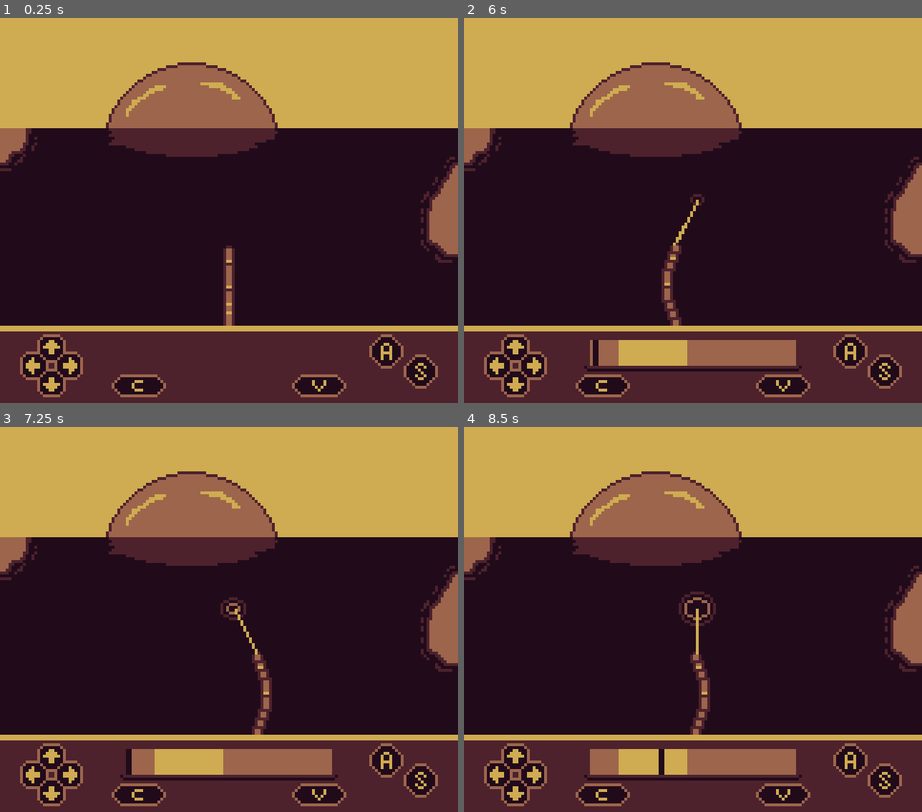
Above: before the commit, frames 1-4 (two rows, left to right).
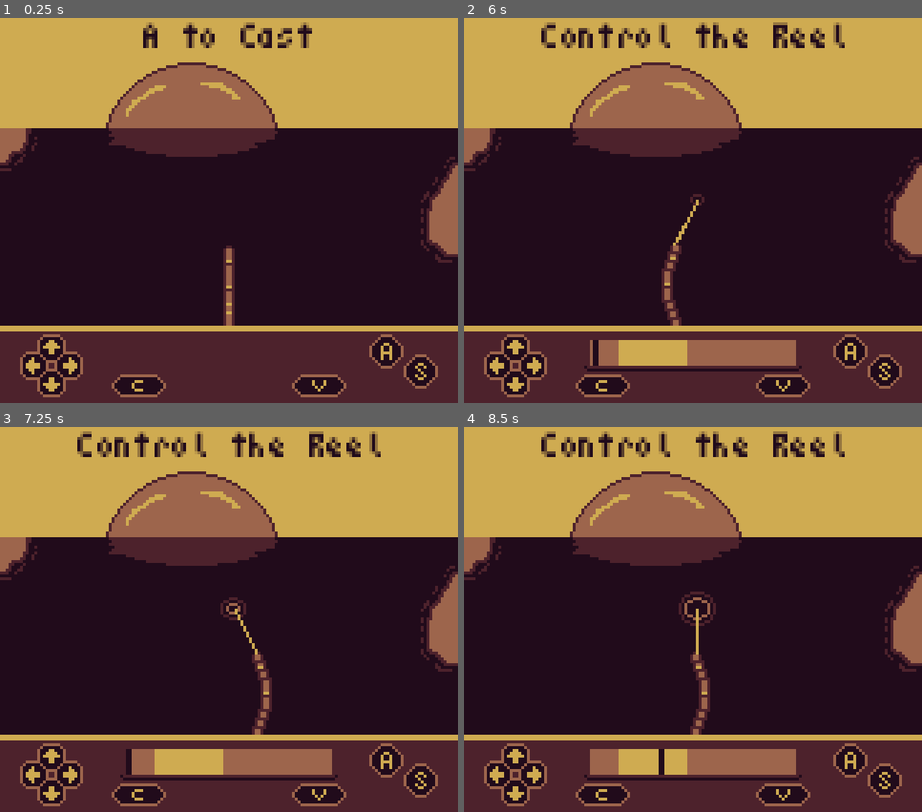
Above: after the commit, the same moments.

Repository: AparneetDey/luckyCatch
Game: Godot game, scene res://scenes/world/world.tscn
Same seed, same stepped clock (60 frames per second), same inputs: the game is played once before the commit and once after it.
Inputs:
- Up to frame 1 (0.25 s): no input
- Up to frame 2 (6 s): hold Right (right) 0.53-1.28 s; hold S (s) 0.53-1.28 s; tap A (a) at 0.6, 2.3, 2.85, 4.55, 5.1 s; hold Left (left) 1.28-2.03 s; tap S (s) at 1.35, 3.05, 5.85 s; tap V (v) at 1.55, 2.1, 3.8, 4.35 s; hold Right (right) 2.03-3.53 s; hold S (s) 3.53-4.28 s; hold Left (left) 3.53-5.78 s; hold S (s) 5.03-5.78 s; hold Right (right) from 5.78 s (still down)
- Up to frame 3 (7.25 s): keep holding Right (right); tap V (v) at 6.05, 6.6 s; tap A (a) at 6.8 s
- Up to frame 4 (8.5 s): tap A (a) at 7.35 s; tap S (s) at 7.55 s; release Right (right) at 8.03 s; hold Left (left) from 8.03 s (still down); hold S (s) from 8.03 s (still down); tap V (v) at 8.3 s

The runs differ from the first frame. In frame 1, 0.9% of the frame differs, in the area x 31-69%, y 1-8%; in frame 2, 1.8%, in the area x 16-84%, y 1-8%; in frame 3, 1.8%; in frame 4, 1.8%.

Commit message:
Add dynamic fishing prompts and scaling difficulty
Introduces a new `task_info` state signal and UI `TaskLabel` to guide player inputs across fishing states (cast, reel, continue). Fishing fight difficulty now ramps over time by shrinking the safe zone and increasing reel/release speeds up to fish-specific caps. Also replaces the fixed danger timeout with per-fish `danger_limit` data and rebalances default speed limits in `FishData`.

Diff:
--- a/fish_data.gd
+++ b/fish_data.gd
@@ -18,10 +18,12 @@
 @export var reel_speed: float = 0.75
 @export var release_speed: float = 0.5
 
-@export var max_reel_speed: float = 3
-@export var max_release_speed: float = 1.5
+@export var max_reel_speed: float = 2.5
+@export var max_release_speed: float = 1
 
 @export var required_catch_time: float = 20.0
 
+@export var danger_limit : float = 3.0
+
 @export_category("Catch")
 @export var catch_weight : float = 1.0
--- a/managers/state_manager.gd
+++ b/managers/state_manager.gd
@@ -12,3 +12,5 @@
 signal catch_failed
 
 signal pop_up_close
+
+signal task_info(text: String)
--- a/scenes/fishingRod/fishing.gd
+++ b/scenes/fishingRod/fishing.gd
@@ -1,7 +1,5 @@
 class_name Fishing
 extends Node2D
-
-const DANGER_LIMIT : float = 5.0
 
 @onready var bamboo_rod: BambooRod = %BambooRod
 @onready var bobber: Bobber = %Bobber
@@ -13,6 +11,7 @@
 var catch_progress : float = 0.0
 var current_fish : FishData = null
 var danger_time : float = 0.0
+var difficulty_time : float = 0.0
 var reel_speed : float
 var release_speed : float
 var state := State.IDLE
@@ -24,6 +23,11 @@
 func _ready() -> void:
 	bobber.cast_complete.connect(onCastComplete.bind())
 	StateManager.pop_up_close.connect(onPopUpClose.bind())
+	on_idle()
+
+func on_idle() -> void:
+	if state == State.IDLE:
+		StateManager.task_info.emit("A to Cast")
 
 func _process(delta: float) -> void:
 	fishing_line.visible = isFishing()
@@ -32,6 +36,7 @@
 	handle_fishing_line()
 	handle_catch_time(delta)
 	handle_danger_time(delta)
+	handle_difficulty(delta)
 
 	if state == State.WAITING:
 		waiting_time -= delta
@@ -45,15 +50,18 @@
 			safe_zone_position = randf_range(0.0, 1.0 - safe_zone_size)
 			StateManager.update_safe_zone.emit(safe_zone_size, safe_zone_position)
 			StateManager.fish_bite.emit()
+			StateManager.task_info.emit("S to Reel")
 
 func handle_input(delta: float) -> void:
 	if state == State.IDLE and Input.is_action_just_pressed("a"):
 		StateManager.cast_bobber.emit()
+		StateManager.task_info.emit("")
 		state = State.CASTING
 
 	if state == State.BITE and Input.is_action_just_pressed("s"):
 		state = State.FIGHT
 		StateManager.reel_start.emit()
+		StateManager.task_info.emit("Control the Reel")
 
 	if state == State.FIGHT:
 		if Input.is_action_pressed("s"):
@@ -63,6 +71,25 @@
 
 		tension = clamp(tension, 0.0, 1.0)
 		StateManager.update_reel_indicator.emit(tension)
+
+func handle_difficulty(delta: float) -> void:
+	if state == State.FIGHT:
+		difficulty_time += delta
+
+		if difficulty_time >= current_fish.difficulty_interval:
+			difficulty_time -= current_fish.difficulty_interval
+			increase_difficulty()
+
+func increase_difficulty() -> void:
+	safe_zone_size = max(safe_zone_size - 0.05, current_fish.safe_zone_min_size)
+
+	safe_zone_position = randf_range(0.0, 1.0 - safe_zone_size)
+
+	reel_speed = min(reel_speed + 0.5, current_fish.max_reel_speed)
+
+	release_speed = min(release_speed + 0.3, current_fish.max_release_speed)
+
+	StateManager.update_safe_zone.emit(safe_zone_size, safe_zone_position)
 
 func handle_fishing_line() -> void:
 	var rod_point := fishing_line.to_local(bamboo_rod.line_point.global_position)
@@ -77,8 +104,9 @@
 		else:
 			danger_time += delta
 
-			if danger_time >= DANGER_LIMIT:
+			if danger_time >= current_fish.danger_limit:
 				StateManager.catch_failed.emit()
+				StateManager.task_info.emit("V to Continue")
 				state = State.FAILED
 				danger_time = 0.0
 
@@ -89,6 +117,7 @@
 
 			if catch_progress >= current_fish.required_catch_time:
 				StateManager.fish_caught.emit(current_fish)
+				StateManager.task_info.emit("V to Continue")
 				state = State.CAUGHT
 				catch_progress = 0.0
 
@@ -105,4 +134,5 @@
 func onPopUpClose() -> void:
 	current_fish = null
 	state = State.IDLE
+	on_idle()
 	StateManager.reel_stop.emit()
--- a/scenes/ui/ui.gd
+++ b/scenes/ui/ui.gd
@@ -4,6 +4,7 @@
 const CATCH_FAIL_SPRITE := preload("res://assets/ui/catch-fail.png")
 
 @onready var reel_bar: TextureRect = %ReelBar
+@onready var task_label: Label = %TaskLabel
 
 var pop_up_screen : FishCaughtPopUp = null
 
@@ -12,6 +13,7 @@
 	StateManager.reel_stop.connect(onReelStop.bind())
 	StateManager.fish_caught.connect(onFishCaught.bind())
 	StateManager.catch_failed.connect(onCatchFailed.bind())
+	StateManager.task_info.connect(set_task_label.bind())
 
 func _process(_delta: float) -> void:
 	if pop_up_screen and Input.is_action_just_pressed("v"):
@@ -42,3 +44,6 @@
 		pop_up_screen = POP_UP_PREFAB.instantiate()
 		add_child(pop_up_screen)
 		pop_up_screen.set_properties(CATCH_FAIL_SPRITE, "Catch Failed")
+
+func set_task_label(text: String) -> void:
+	task_label.text = text
--- a/scenes/ui/ui.tscn
+++ b/scenes/ui/ui.tscn
@@ -8,6 +8,7 @@
 [ext_resource type="Texture2D" uid="uid://c401ibwy7tupk" path="res://assets/ui/buttons/c-button.png" id="5_uegxj"]
 [ext_resource type="Texture2D" uid="uid://byfqbg5igg63g" path="res://assets/ui/buttons/v-button.png" id="6_y220t"]
 [ext_resource type="PackedScene" uid="uid://crh0fxd6eoetj" path="res://scenes/ui/reel-bar/reel_bar.tscn" id="7_7vp6q"]
+[ext_resource type="FontFile" uid="uid://do6cfgycbkct6" path="res://assets/fonts/my 3x5 tiny mono pixel font.ttf" id="9_uegxj"]
 
 [node name="UI" type="CanvasLayer" unique_id=1434395001]
 script = ExtResource("1_jcn1r")
@@ -126,3 +127,19 @@
 grow_vertical = 0
 texture = ExtResource("6_y220t")
 stretch_mode = 2
+
+[node name="TaskLabel" type="Label" parent="." unique_id=199354934]
+unique_name_in_owner = true
+custom_minimum_size = Vector2(80, 0)
+anchors_preset = 5
+anchor_left = 0.5
+anchor_right = 0.5
+offset_left = -40.0
+offset_top = 11.0
+offset_right = 40.0
+offset_bottom = 20.0
+grow_horizontal = 2
+theme_override_colors/font_color = Color(0.12941177, 0.043137256, 0.105882354, 1)
+theme_override_fonts/font = ExtResource("9_uegxj")
+theme_override_font_sizes/font_size = 10
+horizontal_alignment = 1
